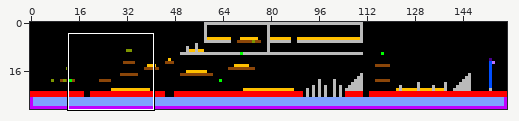
Sprite sheet -- src/resources/maps/level1.png. The picture above shows the old version from afar; the outline marks the close-up.
Close-up. Before:
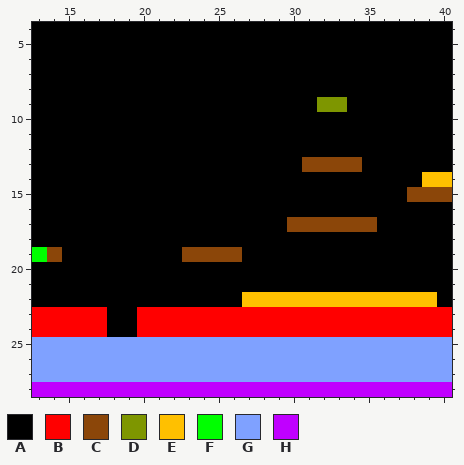
The file is 159x29 pixels. Shown: x 13..40, y 4..28.
Palette (. is transparent): A #000000  B #ff0000  C #8b4609  D #7e9600  E #ffc000  F #00ff00  G #7fa1ff  H #c000ff
Pixels before, first column x 13:
 4 AAAAAAAAAAAAAAAAAAAAAAAAAAAA
 5 AAAAAAAAAAAAAAAAAAAAAAAAAAAA
 6 AAAAAAAAAAAAAAAAAAAAAAAAAAAA
 7 AAAAAAAAAAAAAAAAAAAAAAAAAAAA
 8 AAAAAAAAAAAAAAAAAAAAAAAAAAAA
 9 AAAAAAAAAAAAAAAAAAADDAAAAAAA
10 AAAAAAAAAAAAAAAAAAAAAAAAAAAA
11 AAAAAAAAAAAAAAAAAAAAAAAAAAAA
12 AAAAAAAAAAAAAAAAAAAAAAAAAAAA
13 AAAAAAAAAAAAAAAAAACCCCAAAAAA
14 AAAAAAAAAAAAAAAAAAAAAAAAAAEE
15 AAAAAAAAAAAAAAAAAAAAAAAAACCC
16 AAAAAAAAAAAAAAAAAAAAAAAAAAAA
17 AAAAAAAAAAAAAAAAACCCCCCAAAAA
18 AAAAAAAAAAAAAAAAAAAAAAAAAAAA
19 FCAAAAAAAACCCCAAAAAAAAAAAAAA
20 AAAAAAAAAAAAAAAAAAAAAAAAAAAA
21 AAAAAAAAAAAAAAAAAAAAAAAAAAAA
22 AAAAAAAAAAAAAAEEEEEEEEEEEEEA
23 BBBBBAABBBBBBBBBBBBBBBBBBBBB
24 BBBBBAABBBBBBBBBBBBBBBBBBBBB
25 GGGGGGGGGGGGGGGGGGGGGGGGGGGG
26 GGGGGGGGGGGGGGGGGGGGGGGGGGGG
27 GGGGGGGGGGGGGGGGGGGGGGGGGGGG
28 HHHHHHHHHHHHHHHHHHHHHHHHHHHH
New version:
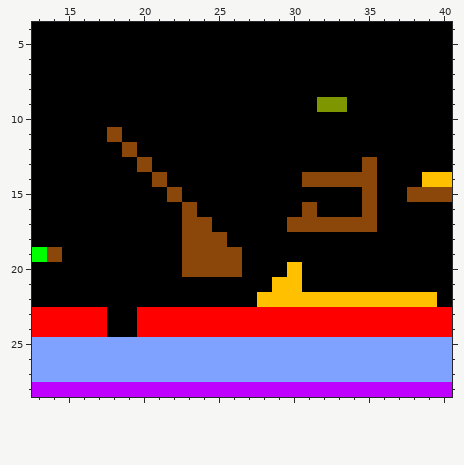
What changed:
y 11: x 18 A -> C
y 12: x 19 A -> C
y 13: x 20 A -> C; x 31..35 CCCCA -> AAAAC
y 14: x 21 A -> C; x 31..35 AAAAA -> CCCCC
y 15: x 22 A -> C; x 35 A -> C
y 16: x 23 A -> C; x 31 A -> C; x 35 A -> C
y 17: x 23..24 AA -> CC
y 18: x 23..25 AAA -> CCC
y 20: x 23..26 AAAA -> CCCC; x 30 A -> E
y 21: x 29..30 AA -> EE
y 22: x 27 E -> A
